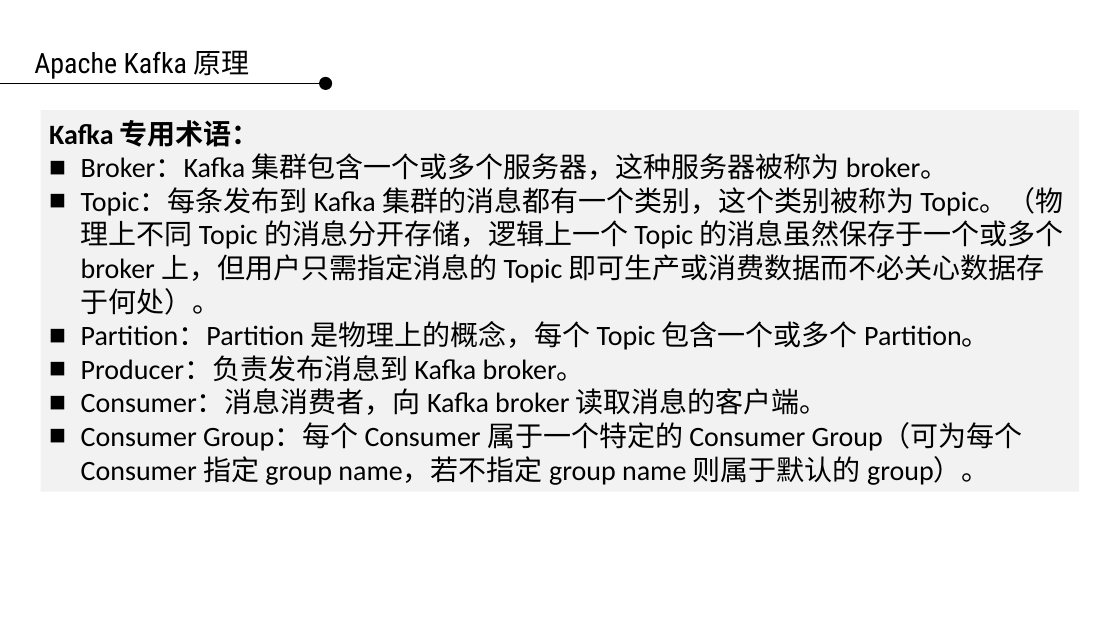
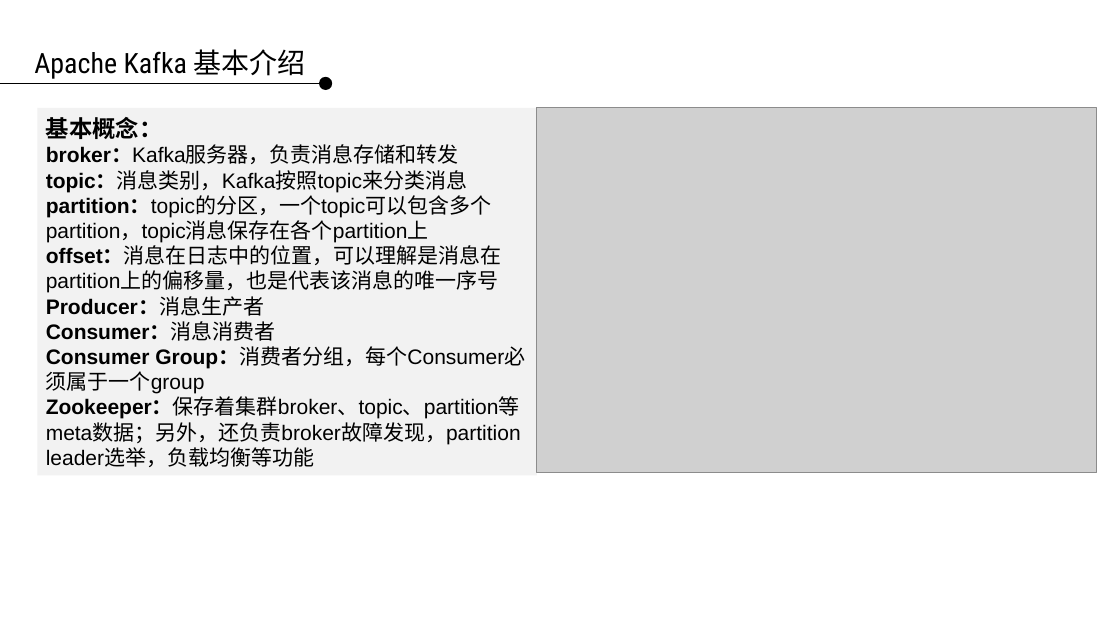
Before and after one commit to applepip/Big_Data, a slide deck: slide 8 of 数据采集系统/数据采集系统 第三讲.pptx (slide 7 before the commit). Drawn at 1120x630 pixels with LibreOffice and Linux fonts; fonts in the diff are those of the drawing; grey boxes stand for pictures; background and template pictures are left out. Boxes give left, top, right and bottom in pixels: in the first picture for what was removed or moved away, otherwise in the second. Text is boxed around its words. In the diff, an @@ line names an element or a change of style, - is before the commit and + after.

```diff
--- a/数据采集系统/数据采集系统 第三讲.pptx
+++ b/数据采集系统/数据采集系统 第三讲.pptx
@@ text at [34, 49, 306, 79]: text changed @@
-Apache Kafka 原理
+Apache Kafka 基本介绍
@@ rectangle "基本概念：": place and size @@
-rectangle "基本概念：" at [40, 110, 1079, 492]
+rectangle "基本概念：" at [38, 108, 538, 476]
@@ text in rectangle at [46, 117, 525, 467]: text changed; size 24 to 18 pt; font Calibri to Arial @@
-Kafka 专用术语：
-■ Broker：Kafka 集群包含一个或多个服务器，这种服务器被称为 broker。
-■ Topic：每条发布到 Kafka 集群的消息都有一个类别，这个类别被称为 Topic。（物理上不同 Topic 的消息分开存储，逻辑上一个 Topic 的消息虽然保存于一个或多个 broker 上，但用户只需指定消息的 Topic 即可生产或消费数据而不必关心数据存于何处）。
-■ Partition：Partition 是物理上的概念，每个 Topic 包含一个或多个 Partition。
-■ Producer：负责发布消息到 Kafka broker。
-■ Consumer：消息消费者，向 Kafka broker 读取消息的客户端。
-■ Consumer Group：每个 Consumer 属于一个特定的 Consumer Group（可为每个 Consumer 指定 group name，若不指定 group name 则属于默认的 group）。
+基本概念：
+broker：Kafka服务器，负责消息存储和转发
+topic：消息类别，Kafka按照topic来分类消息
+partition：topic的分区，一个topic可以包含多个partition，topic消息保存在各个partition上
+offset：消息在日志中的位置，可以理解是消息在partition上的偏移量，也是代表该消息的唯一序号
+Producer：消息生产者
+Consumer：消息消费者
+Consumer Group：消费者分组，每个Consumer必须属于一个group
+Zookeeper：保存着集群broker、topic、partition等meta数据；另外，还负责broker故障发现，partition leader选举，负载均衡等功能
@@ picture added at [537, 108, 1097, 472] @@
```
Also in this commit, not shown: 4 other slides changed, 29 slides added, 29 slides removed.
